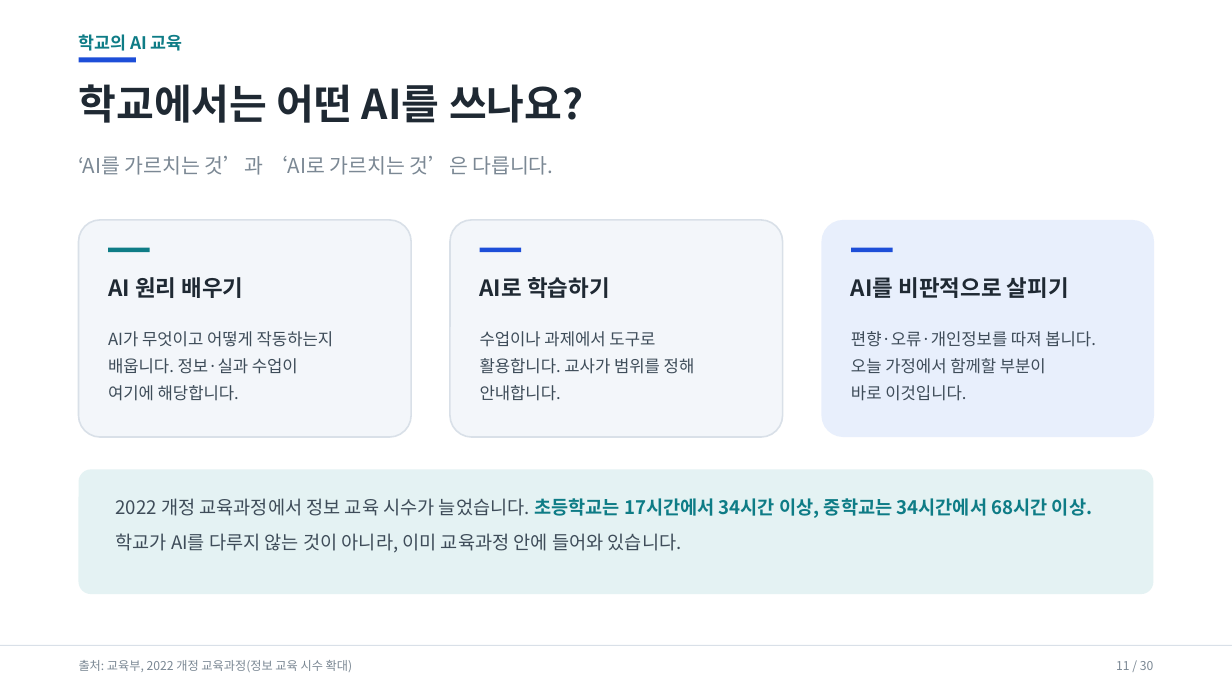
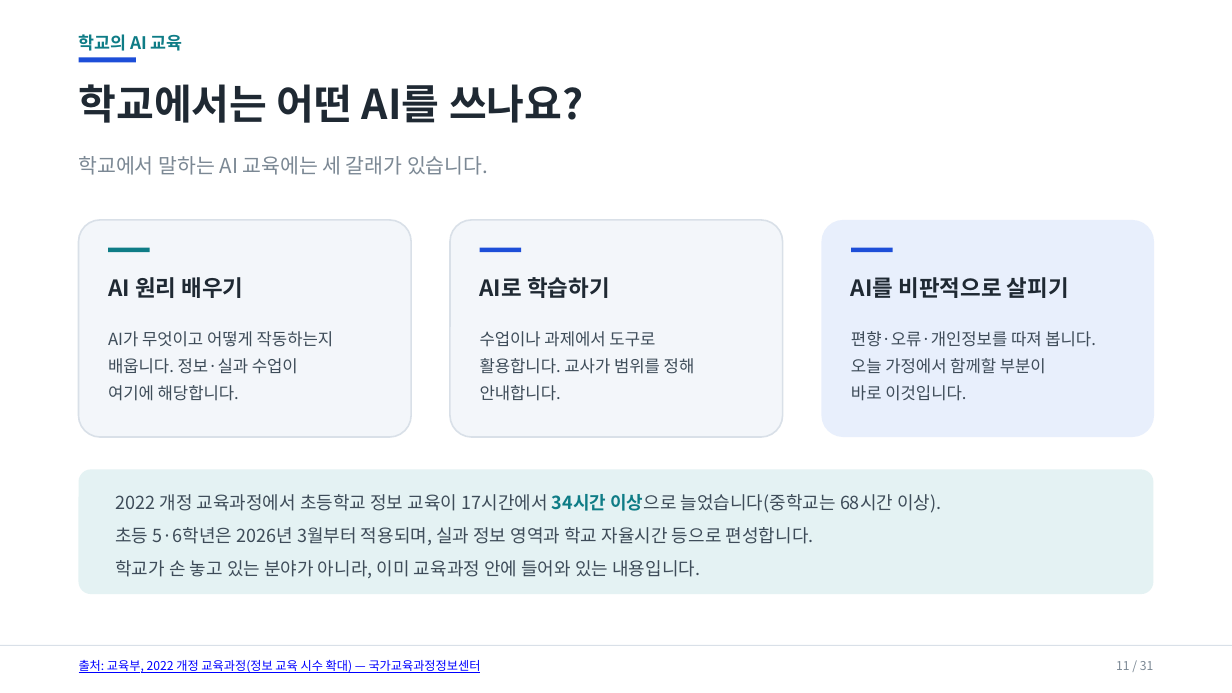
Before and after one commit to superynr/-, a slide deck: slide 11 of parent-ai-training/AI시대_학부모연수_20260917.pptx. Drawn at 1232x693 pixels with LibreOffice and Linux fonts; fonts in the diff are those of the drawing. Boxes give left, top, right and bottom in pixels: in the first picture for what was removed or moved away, otherwise in the second. Text is boxed around its words. In the diff, an @@ line names an element or a change of style, - is before the commit and + after.

```diff
--- a/parent-ai-training/AI시대_학부모연수_20260917.pptx
+++ b/parent-ai-training/AI시대_학부모연수_20260917.pptx
@@ text at <box>79,156,488,175</box>: text changed @@
-‘AI를 가르치는 것’과 ‘AI로 가르치는 것’은 다릅니다.
+학교에서 말하는 AI 교육에는 세 갈래가 있습니다.
@@ text at <box>115,494,941,578</box>: text changed; size 14.5 to 14 pt @@
-2022 개정 교육과정에서 정보 교육 시수가 늘었습니다. 초등학교는 17시간에서 34시간 이상, 중학교는 34시간에서 68시간 이상.
-학교가 AI를 다루지 않는 것이 아니라, 이미 교육과정 안에 들어와 있습니다.
+2022 개정 교육과정에서 초등학교 정보 교육이 17시간에서 34시간 이상으로 늘었습니다(중학교는 68시간 이상).
+초등 5·6학년은 2026년 3월부터 적용되며, 실과 정보 영역과 학교 자율시간 등으로 편성합니다.
+학교가 손 놓고 있는 분야가 아니라, 이미 교육과정 안에 들어와 있는 내용입니다.
@@ text at <box>79,659,481,673</box>: text changed; text colour #7B8894 to #0000FF @@
-출처: 교육부, 2022 개정 교육과정(정보 교육 시수 확대)
+출처: 교육부, 2022 개정 교육과정(정보 교육 시수 확대) — 국가교육과정정보센터
@@ text at <box>1116,661,1153,670</box>: text changed @@
-11 / 30
+11 / 31
```
Also in this commit, not shown: 29 other slides changed, 1 slide added, 7 other files.
